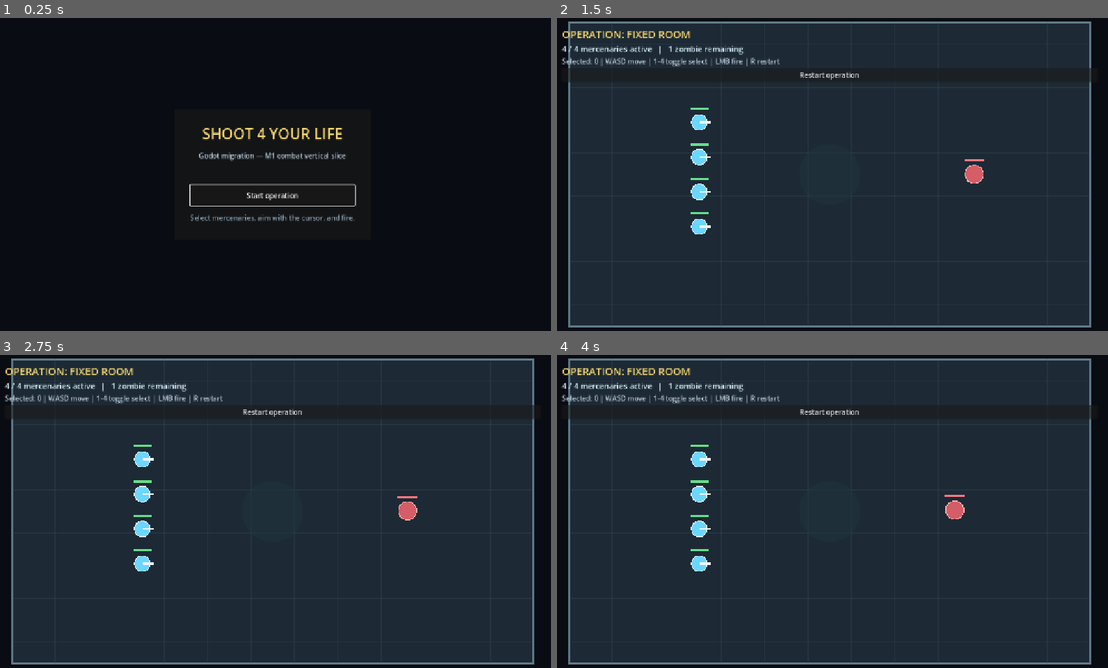
Above: before the commit, frames 1-4 (two rows, left to right).
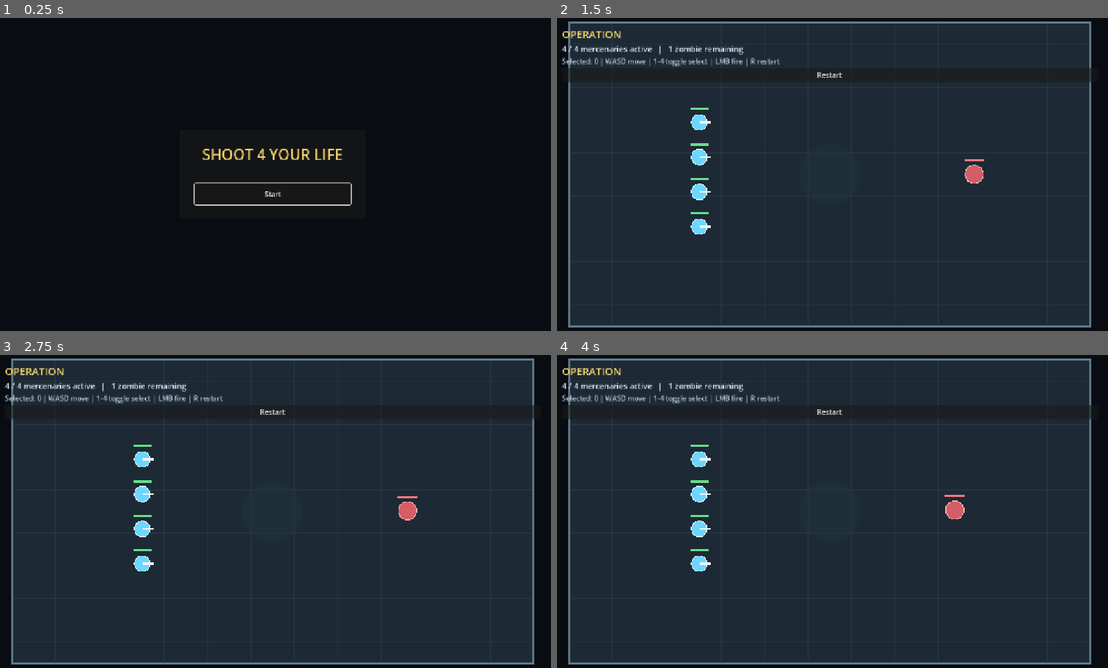
Above: after the commit, the same moments.

Repository: damoch/shoot-4-life
Game: Godot game, scene res://scenes/bootstrap.tscn
The game is run twice, just before and just after one commit, with the same random seed, the same clock (stepped at 60 frames per second) and the same inputs.
Inputs (mouse positions are in pixels of both pictures, inside the frame that each line leads up to):
- Up to frame 1 (0.25 s): no input
- Up to frame 2 (1.5 s): click "Start operation" (after the commit: "Start") at 0.5 s; click "Restart operation" (after the commit: "Restart") at 1.25 s
- Up to frame 3 (2.75 s): click "Restart operation" (after the commit: "Restart") at 2 s
- Up to frame 4 (4 s): click "Restart operation" (after the commit: "Restart") at 2.75 s; move the mouse to (953, 495) at 3.52 s; press the mouse at (953, 495) at 3.53 s; hold D (move_right) from 3.53 s (still down)

The runs differ from the first frame. In frame 1, 2.1% of the frame differs, in the area x 34-65%, y 35-65%; in frame 2, 0.3%; in frame 3, 0.3%; in frame 4, 0.3%.

Commit message:
Godot rewrite

Diff:
--- a/GodotModern/shoot-4-your-life/scenes/main_menu.tscn
+++ b/GodotModern/shoot-4-your-life/scenes/main_menu.tscn
@@ -30,7 +30,7 @@
 grow_vertical = 2
 
 [node name="PanelContainer" type="PanelContainer" parent="CenterContainer"]
-custom_minimum_size = Vector2(430, 300)
+custom_minimum_size = Vector2(430, 190)
 layout_mode = 2
 
 [node name="MarginContainer" type="MarginContainer" parent="CenterContainer/PanelContainer"]
@@ -51,23 +51,11 @@
 text = "SHOOT 4 YOUR LIFE"
 horizontal_alignment = 1
 
-[node name="SubtitleLabel" type="Label" parent="CenterContainer/PanelContainer/MarginContainer/VBoxContainer"]
-layout_mode = 2
-theme_override_colors/font_color = Color(0.72, 0.79, 0.84, 1)
-text = "Godot migration — M1 combat vertical slice"
-horizontal_alignment = 1
-
 [node name="Spacer" type="Control" parent="CenterContainer/PanelContainer/MarginContainer/VBoxContainer"]
-custom_minimum_size = Vector2(0, 24)
+custom_minimum_size = Vector2(0, 12)
 layout_mode = 2
 
 [node name="StartButton" type="Button" parent="CenterContainer/PanelContainer/MarginContainer/VBoxContainer"]
 custom_minimum_size = Vector2(0, 48)
 layout_mode = 2
-text = "Start operation"
-
-[node name="HintLabel" type="Label" parent="CenterContainer/PanelContainer/MarginContainer/VBoxContainer"]
-layout_mode = 2
-theme_override_colors/font_color = Color(0.55, 0.64, 0.70, 1)
-text = "Select mercenaries, aim with the cursor, and fire."
-horizontal_alignment = 1
+text = "Start"
--- a/GodotModern/shoot-4-your-life/scenes/operation.tscn
+++ b/GodotModern/shoot-4-your-life/scenes/operation.tscn
@@ -70,13 +70,13 @@
 layout_mode = 2
 theme_override_colors/font_color = Color(0.96, 0.84, 0.43, 1)
 theme_override_font_sizes/font_size = 24
-text = "OPERATION: FIXED ROOM"
+text = "OPERATION"
 
 [node name="StatusLabel" type="Label" parent="HUD/CombatHud/MarginContainer/VBoxContainer"]
 layout_mode = 2
 theme_override_colors/font_color = Color(0.85, 0.95, 1, 1)
 theme_override_font_sizes/font_size = 18
-text = "Loading combat status..."
+text = ""
 
 [node name="MessageLabel" type="Label" parent="HUD/CombatHud/MarginContainer/VBoxContainer"]
 layout_mode = 2
@@ -87,4 +87,4 @@
 custom_minimum_size = Vector2(130, 32)
 layout_mode = 2
 mouse_filter = 0
-text = "Restart operation"
+text = "Restart"
